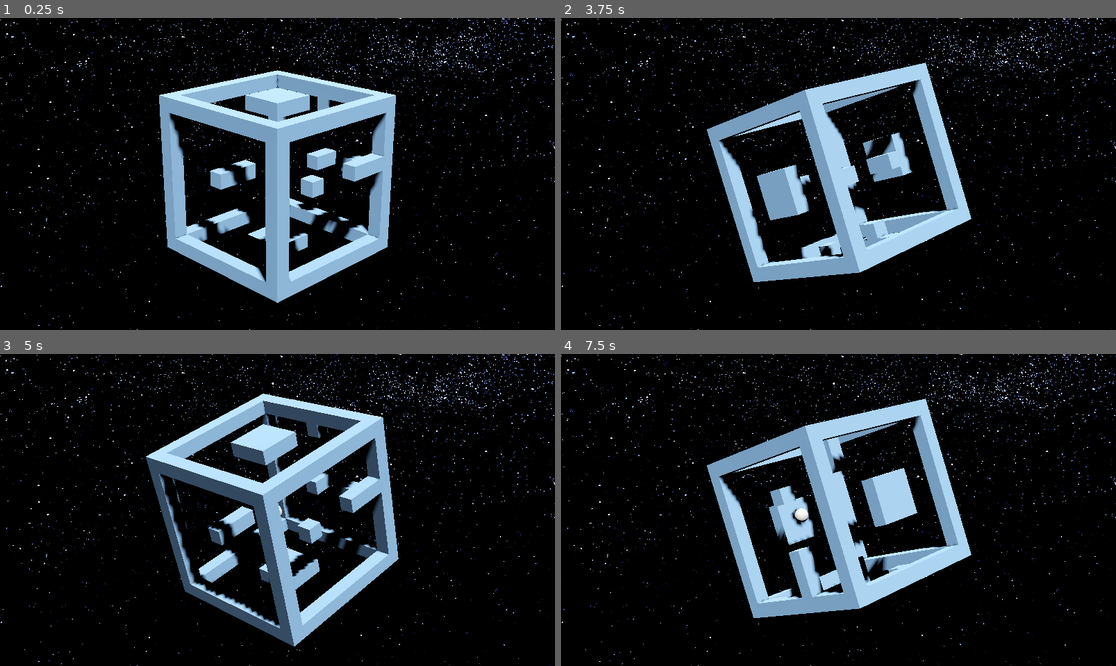
Above: before the commit, frames 1-4 (two rows, left to right).
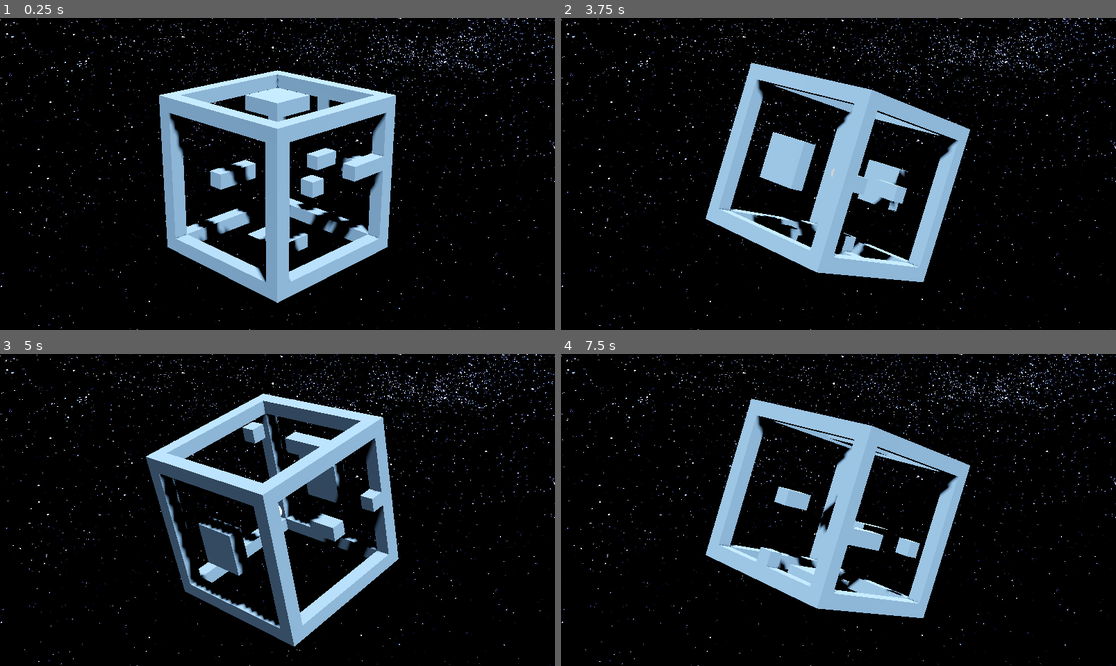
Above: after the commit, the same moments.

Repository: TheNickOfTime/design-challenge-nov
Game: Godot game, scene res://Scenes/puzzle_box_test.tscn
Two runs of this game, one before a commit and one after it. Both use one fixed random seed, a clock stepped at 60 frames per second and the inputs below.
Inputs (mouse positions are in pixels of both pictures, inside the frame that each line leads up to):
- Up to frame 1 (0.25 s): no input
- Up to frame 2 (3.75 s): tap Enter at 0.5 s; move the mouse to (960, 158) at 0.52 s; hold D (rotate_cube_right) 0.53-1.28 s; hold Up (rotate_cube) 0.53-1.28 s; click (960, 158) at 0.67 s; move the mouse to (727, 189) at 1.27 s; hold S (rotate_cube_down) 1.28-2.03 s; tap Up (rotate_cube) at 1.35, 2.85 s; move the mouse to (894, 105) at 2.02 s; hold D (rotate_cube_right) 2.03-2.78 s; hold Up (rotate_cube) 2.03-2.78 s; move the mouse to (810, 236) at 2.77 s; hold W (rotate_cube_up) 2.78-3.53 s; click (810, 236) at 2.92 s; move the mouse to (1005, 220) at 3.52 s; hold A (rotate_cube_left) from 3.53 s (still down); hold Up (rotate_cube) from 3.53 s (still down)
- Up to frame 3 (5 s): keep holding A (rotate_cube_left); move the mouse to (111, 463) at 4.27 s; release Up (rotate_cube) at 4.28 s; tap Up (rotate_cube) at 4.35 s
- Up to frame 4 (7.5 s): move the mouse to (866, 510) at 5.02 s; release A (rotate_cube_left) at 5.03 s; hold S (rotate_cube_down) 5.03-5.78 s; hold Up (rotate_cube) 5.03-5.78 s; click (866, 510) at 5.17 s; tap Space at 5.75 s; move the mouse to (755, 432) at 5.77 s; hold D (rotate_cube_right) 5.78-6.53 s; tap Up (rotate_cube) at 5.85, 7.35 s; move the mouse to (960, 494) at 6.52 s; hold W (rotate_cube_up) 6.53-7.28 s; hold Up (rotate_cube) 6.53-7.28 s; move the mouse to (727, 525) at 7.27 s; hold D (rotate_cube_right) from 7.28 s (still down); click (727, 525) at 7.42 s

The runs differ from the first frame. In frame 2, 19% of the frame differs, in the area x 26-74%, y 14-85%; in frame 3, 5.0%; in frame 4, 19%.

Commit message:
Fixing double input direction, also messing with rendering.

Diff:
--- a/Scenes/puzzle_box_player.tscn
+++ b/Scenes/puzzle_box_player.tscn
@@ -6,7 +6,8 @@
 
 [sub_resource type="StandardMaterial3D" id="StandardMaterial3D_pnyq7"]
 metallic_specular = 0.0
-emission = Color(0.05, 0.05, 0.05, 1)
+emission_enabled = true
+emission = Color(0.7, 0.7, 0.7, 1)
 
 [sub_resource type="SphereShape3D" id="SphereShape3D_rtfrl"]
 
@@ -22,3 +23,7 @@
 [node name="CollisionShape3D" type="CollisionShape3D" parent="."]
 transform = Transform3D(0.1, -2.68566e-05, -1.26086e-05, 2.68565e-05, 0.1, -3.04526e-07, 1.26087e-05, 3.0114e-07, 0.1, 0, 0, 0)
 shape = SubResource("SphereShape3D_rtfrl")
+
+[node name="OmniLight3D" type="OmniLight3D" parent="."]
+visible = false
+omni_range = 0.1
--- a/Scenes/puzzle_box_test.tscn
+++ b/Scenes/puzzle_box_test.tscn
@@ -33,7 +33,7 @@
 environment = SubResource("Environment_iay8a")
 
 [node name="DirectionalLight3D" type="DirectionalLight3D" parent="."]
-transform = Transform3D(-0.866023, -0.433016, 0.250001, 0, 0.499998, 0.866027, -0.500003, 0.749999, -0.43301, 0, 0, 0)
+transform = Transform3D(-0.866024, -0.433016, 0.250001, 0, 0.499998, 0.866026, -0.500003, 0.749999, -0.43301, 0, 0, 0)
 shadow_enabled = true
 
 [node name="PuzzleBox" type="Area3D" parent="." node_paths=PackedStringArray("camera", "marker")]
--- a/Scripts/PuzzleBox.gd
+++ b/Scripts/PuzzleBox.gd
@@ -66,7 +66,7 @@
 	if continue_rotating:
 		continue_rotating = false
 		is_rotating = false
-		rotate_cube(get_new_rotation(last_direction))
+		rotate_cube(get_new_rotation(orient_rotation(current_direction)))
 		return
 
 	is_rotating = false
